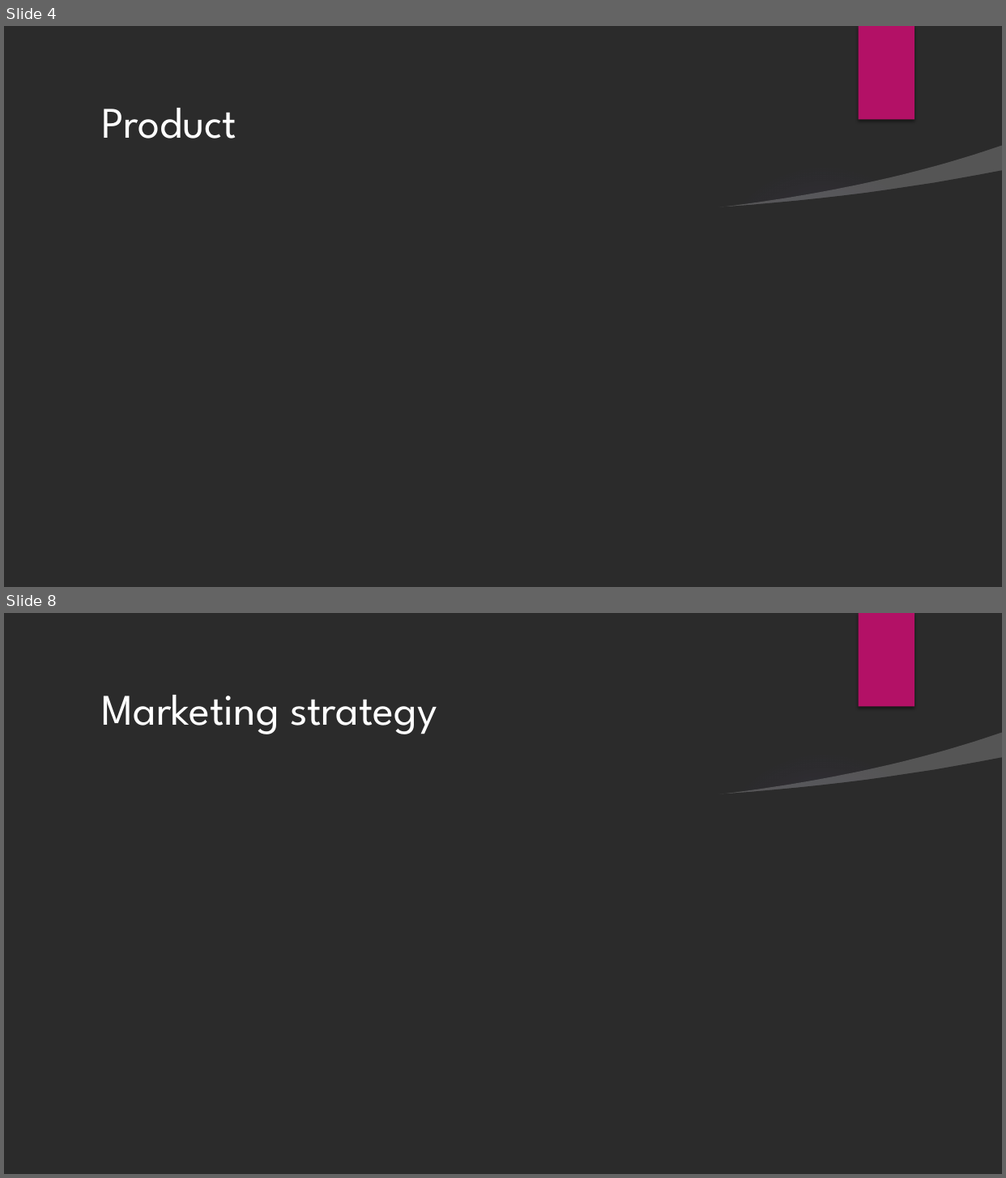
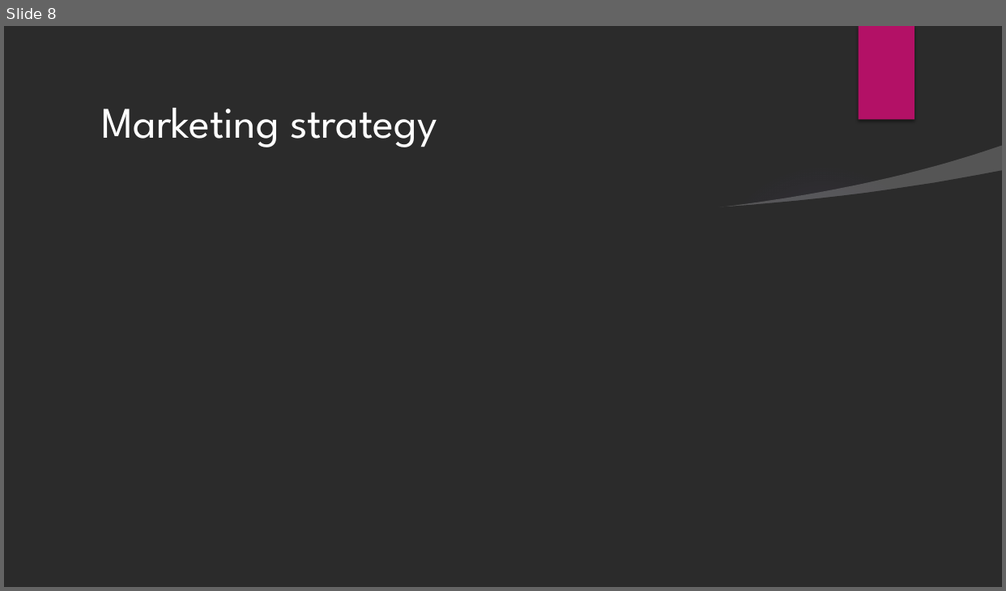
Before and after one commit to JSchuch2/AlwaysCaring, a slide deck: Presentation/AlwaysCaring.pptx. Shown one above the other, each under a label of ours: slides 4 and 8 before the commit, slide 8 after it; the slides between them are not shown. The pictures are 1006x1178 and 1006x591 pixels, drawn with LibreOffice and Linux fonts; fonts in the diff are those of the drawing; background and template pictures are left out; a plain dark background stands for a picture behind light text. Boxes give left, top, right and bottom in pixels: in the first picture for what was removed or moved away, otherwise in the second. Text is boxed around its words. In the diff, an @@ line names an element or a change of style, - is before the commit and + after.

```diff
--- a/Presentation/AlwaysCaring.pptx
+++ b/Presentation/AlwaysCaring.pptx
@@ slide 4 removed at (4, 26, 1002, 587), background picture (left out); not listed: 1 template element that a slide beside it also shows @@
@@ rectangle removed at (859, 26, 914, 120) @@
@@ title removed at (102, 108, 237, 139) @@
-Product
@@ freeform shape removed at (718, 146, 1002, 213) @@
@@ freeform shape removed at (4, 170, 1002, 587) @@
```
Also in this commit, not shown: 4 slides changed, 5 slides added, 4 other slides removed.
